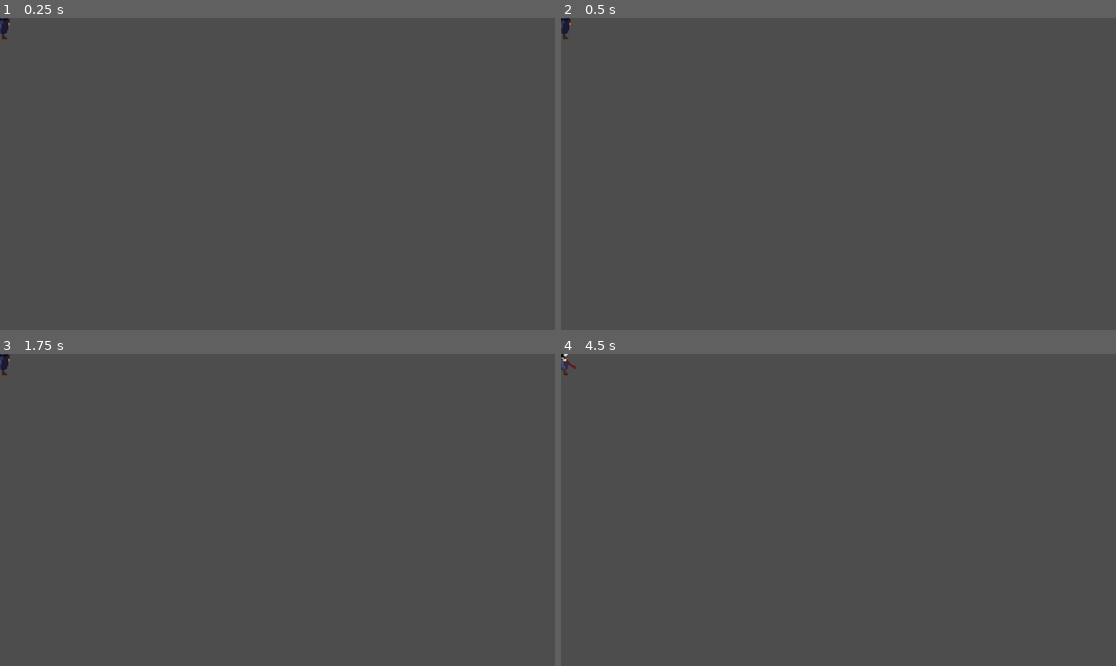
Above: before the commit, frames 1-4 (two rows, left to right).
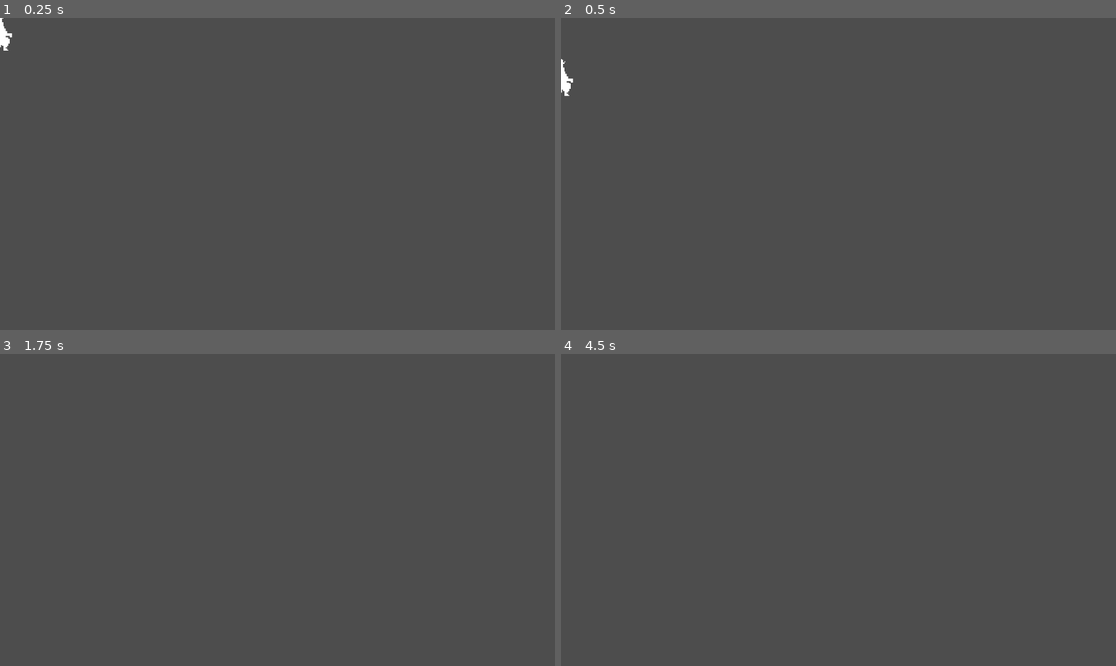
Above: after the commit, the same moments.

Repository: AldanVillar/Godot_Game_DAM-PFC
Game: Godot game, scene res://scenes/main_ch.tscn
The game is run twice, just before and just after one commit, with the same random seed, the same clock (stepped at 60 frames per second) and the same inputs. The project has no main scene, so this scene is started directly.
Inputs:
- Up to frame 1 (0.25 s): no input
- Up to frame 2 (0.5 s): no input
- Up to frame 3 (1.75 s): tap Enter (ui_accept) at 0.5, 0.6, 0.77, 1.07, 1.35, 1.52 s; hold Right (ui_right) from 0.53 s (still down)
- Up to frame 4 (4.5 s): tap Enter (ui_accept) at 1.82, 2, 2.1, 2.75, 2.85, 3.02, 3.32, 3.5, 3.6, 3.77, 4.07, 4.25, 4.35 s; release Right (ui_right) at 2.03 s; hold Left (ui_left) 2.03-2.78 s; hold Right (ui_right) 2.78-4.28 s; hold Left (ui_left) from 4.28 s (still down)

The runs differ from the first frame. In frame 1, 0.2% of the frame differs, in the area x 0-3%, y 0-11%; in frame 2, 0.2%, in the area x 0-3%, y 0-26%; in frame 3, less than 0.1%; in frame 4, less than 0.1%.

Commit message:
arreglo script

Diff:
--- a/gods_tabern/scenes/main_ch.gd
+++ /dev/null
@@ -1,25 +0,0 @@
-extends CharacterBody2D
-
-
-const SPEED = 300.0
-const JUMP_VELOCITY = -400.0
-
-
-func _physics_process(delta: float) -> void:
-	# Add the gravity.
-	if not is_on_floor():
-		velocity += get_gravity() * delta
-
-	# Handle jump.
-	if Input.is_action_just_pressed("ui_accept") and is_on_floor():
-		velocity.y = JUMP_VELOCITY
-
-	# Get the input direction and handle the movement/deceleration.
-	# As good practice, you should replace UI actions with custom gameplay actions.
-	var direction := Input.get_axis("ui_left", "ui_right")
-	if direction:
-		velocity.x = direction * SPEED
-	else:
-		velocity.x = move_toward(velocity.x, 0, SPEED)
-
-	move_and_slide()
--- a/gods_tabern/scenes/main_ch.tscn
+++ b/gods_tabern/scenes/main_ch.tscn
@@ -1,9 +1,10 @@
-[gd_scene load_steps=41 format=3 uid="uid://b6icmt548otk7"]
+[gd_scene load_steps=46 format=3 uid="uid://b6icmt548otk7"]
 
 [ext_resource type="Texture2D" uid="uid://cm0n2rk5vo850" path="res://sprites/Samurai/ATTACK 1.png" id="1_2e3yu"]
 [ext_resource type="Script" path="res://scripts/main_ch.gd" id="1_n3ddw"]
 [ext_resource type="Texture2D" uid="uid://binfiou2nv6b0" path="res://sprites/Samurai/IDLE.png" id="1_uuex1"]
 [ext_resource type="Texture2D" uid="uid://bt8fb3cghrn8p" path="res://sprites/Samurai/RUN.png" id="3_3dc6y"]
+[ext_resource type="Texture2D" uid="uid://bygyu6fvl1r0b" path="res://sprites/Samurai/HURT.png" id="3_kn5rc"]
 
 [sub_resource type="RectangleShape2D" id="RectangleShape2D_cgqog"]
 size = Vector2(33, 84)
@@ -36,6 +37,22 @@
 atlas = ExtResource("1_2e3yu")
 region = Rect2(576, 0, 96, 96)
 
+[sub_resource type="AtlasTexture" id="AtlasTexture_1156e"]
+atlas = ExtResource("3_kn5rc")
+region = Rect2(0, 0, 96, 96)
+
+[sub_resource type="AtlasTexture" id="AtlasTexture_k8vxq"]
+atlas = ExtResource("3_kn5rc")
+region = Rect2(96, 0, 96, 96)
+
+[sub_resource type="AtlasTexture" id="AtlasTexture_ywysg"]
+atlas = ExtResource("3_kn5rc")
+region = Rect2(192, 0, 96, 96)
+
+[sub_resource type="AtlasTexture" id="AtlasTexture_qp671"]
+atlas = ExtResource("3_kn5rc")
+region = Rect2(288, 0, 96, 96)
+
 [sub_resource type="AtlasTexture" id="AtlasTexture_oagy4"]
 atlas = ExtResource("1_uuex1")
 region = Rect2(0, 0, 96, 96)
@@ -171,6 +188,23 @@
 "loop": true,
 "name": &"atq",
 "speed": 15.0
+}, {
+"frames": [{
+"duration": 1.0,
+"texture": SubResource("AtlasTexture_1156e")
+}, {
+"duration": 1.0,
+"texture": SubResource("AtlasTexture_k8vxq")
+}, {
+"duration": 1.0,
+"texture": SubResource("AtlasTexture_ywysg")
+}, {
+"duration": 1.0,
+"texture": SubResource("AtlasTexture_qp671")
+}],
+"loop": true,
+"name": &"damage",
+"speed": 5.0
 }, {
 "frames": [{
 "duration": 1.0,
@@ -281,4 +315,4 @@
 position = Vector2(-1.00001, -42)
 scale = Vector2(2.59375, 2.59375)
 sprite_frames = SubResource("SpriteFrames_g8d0h")
-animation = &"jump"
+animation = &"damage"
--- a/gods_tabern/scripts/main_ch.gd
+++ b/gods_tabern/scripts/main_ch.gd
@@ -10,13 +10,13 @@
 var atq = false
 
 @onready var animated_sprite = $AnimatedSprite2D
-@onready var animated_atq = $"atq/AnimatedSprite2D"
 
 func _physics_process(delta: float) -> void:
 	jump(delta)
 	move_x()
 	flip()
 	update_movement_animations()
+	move_and_slide()
 
 func jump(delta):
 	if atq == false and damage == false:
@@ -39,6 +39,7 @@
 		if (is_facing_right and velocity.x < 0) or (not is_facing_right and velocity.x > 0):
 			scale.x *= -1
 			is_facing_right = not is_facing_right
+
 
 func update_movement_animations():
 	if atq == false and damage == false:
